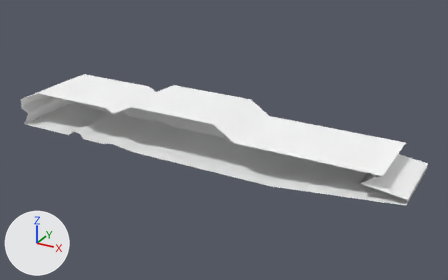
The FBX model GAME/Assets/ImportedAssets/Foreground/Single Models/BPlatform_0.fbx as it was, and as the next commit left it.
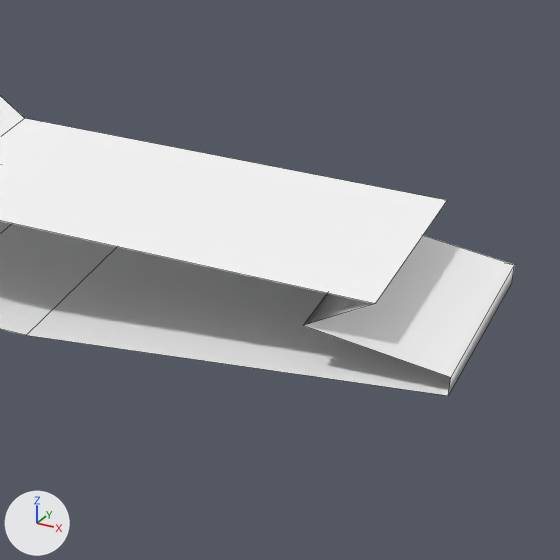
There are two pictures of each version: one whole from a camera (50 mm lens) standing at (0.65, -1.04, 0.505) and looking at (0.072, 0.011, -0.021), one close up on the part from 58% to 99% of the width and 28% to 92% of the height. Arrows for +X, +Y and +Z are at lower left; the lights stay in place. The close-ups show mesh edges as thin lines. Where no turn or scale is listed for an object, it has been applied to the vertices.

In view in the first close-up: 'BPlatform_0'.
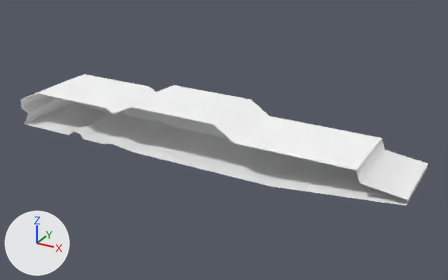
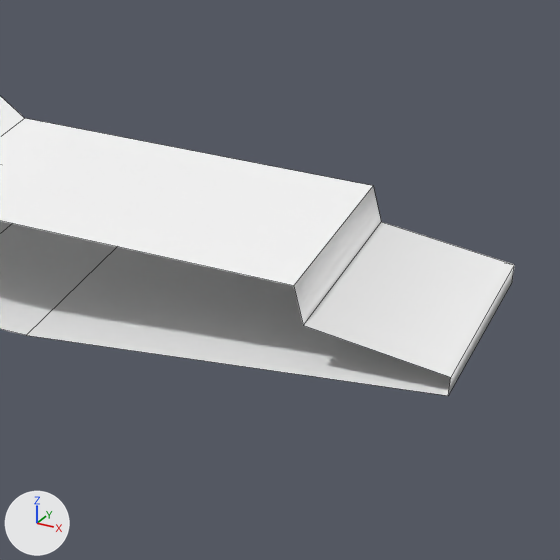
Where the change shows, as pixel boxes (x1, y1, x2, y2) in the close-ups (560 x 560 px; the box of a moved part takes in the faces that stretch with it):
part 1 of me_mesh, moved or reshaped
    before: (0, 118, 447, 325)
    after: (0, 118, 381, 325)

The change, as a diff of the scene's bpy script:
```diff
--- a/GAME/Assets/ImportedAssets/Foreground/Single Models/BPlatform_0.fbx.py
+++ b/GAME/Assets/ImportedAssets/Foreground/Single Models/BPlatform_0.fbx.py
@@ me_mesh @@
 me_mesh.from_pydata(...)  # 64 vertices, 51 faces; spans x -0.415..0.476, y -0.08..0.08, z -0.05..0.053
 # used by ob_bplatform_0; location = (0.0, 0.0, 0.0)
-me_mesh.vertices[4].co = (0.431, 0.08, 0.023)  # pixel (447, 200)
-me_mesh.vertices[6].co = (0.431, -0.08, 0.023)  # pixel (375, 303)
+# me_mesh part 1
+me_mesh.vertices[4].co = (0.385, 0.08, 0.023)  # pixel (373, 185)
+me_mesh.vertices[6].co = (0.385, -0.08, 0.023)  # pixel (293, 285)
 me_mesh.materials.append(mat_mikebuildingsuv_lambert3)
```
